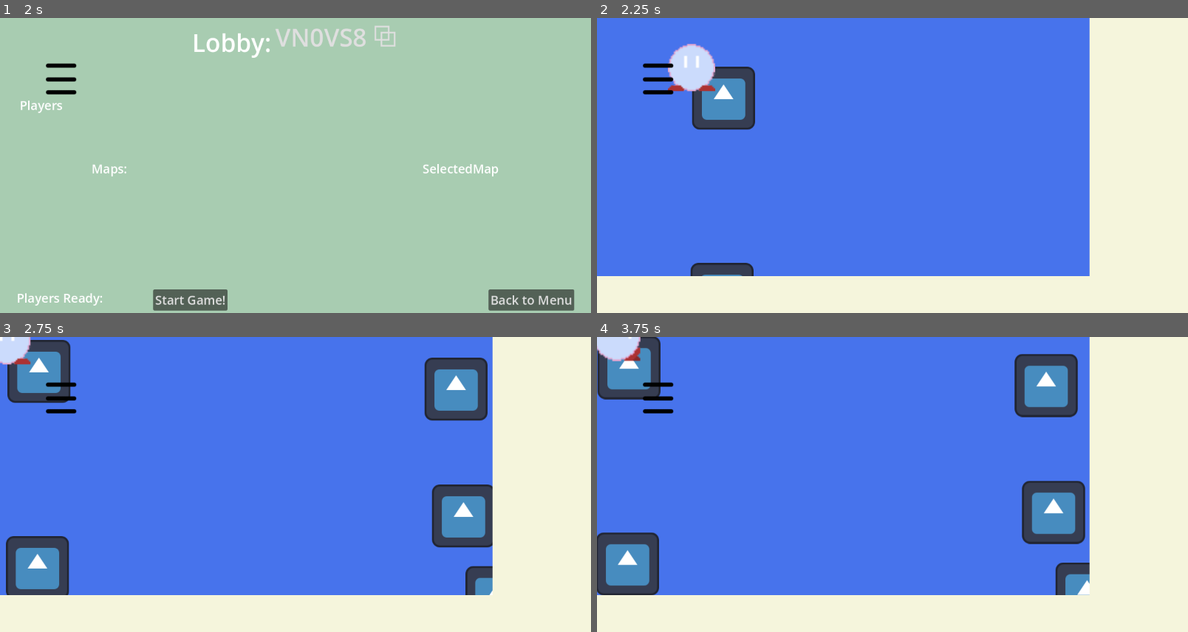
Above: before the commit, frames 1-4 (two rows, left to right).
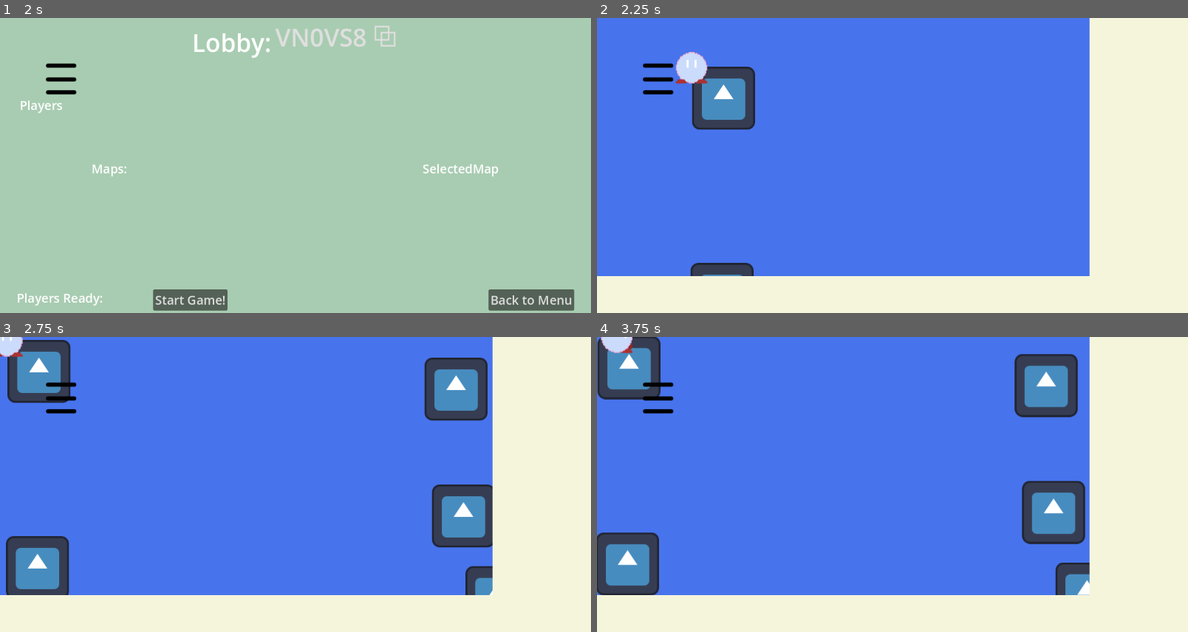
Above: after the commit, the same moments.

Repository: Collyz/Foragers
Game: Godot game, scene res://scenes/scene_controller_node.tscn
Same seed, same stepped clock (60 frames per second), same inputs: the game is played once before the commit and once after it. The engine's default icon, where the game draws it, is replaced by a stand-in: a white triangle on a blue panel in a dark square.
Inputs (mouse positions are in pixels of both pictures, inside the frame that each line leads up to):
- Up to frame 1 (2 s): tap Enter at 0.5 s; move the mouse to (425, 150) at 0.52 s; hold D (move_right) 0.53-1.25 s; click (425, 150) at 0.67 s; click "Host Game" at 1.25 s
- Up to frame 2 (2.25 s): click "Start Game!" at 2 s
- Up to frame 3 (2.75 s): no input
- Up to frame 4 (3.75 s): drag from (774, 499) to (862, 543) at 2.77 s; move the mouse to (951, 419) at 3.52 s; hold D (move_right) from 3.53 s (still down)

Frame 1 is identical in both runs. In frame 2, 0.8% of the frame differs, in the area x 12-20%, y 8-25%; in frame 3, 0.3%; in frame 4, 0.4%.

Commit message:
Multiplayer share animation

Diff:
--- a/foragers/filler.tscn
+++ b/foragers/filler.tscn
@@ -3,78 +3,78 @@
 [ext_resource type="Script" uid="uid://1tqv1hgyde3m" path="res://player_filler.gd" id="1_a01ra"]
 [ext_resource type="Texture2D" uid="uid://dxmchka13pyrg" path="res://blob.png" id="2_a01ra"]
 
+[sub_resource type="AtlasTexture" id="AtlasTexture_a01ra"]
+atlas = ExtResource("2_a01ra")
+region = Rect2(0, 0, 64, 64)
+
 [sub_resource type="AtlasTexture" id="AtlasTexture_qx4n1"]
 atlas = ExtResource("2_a01ra")
-region = Rect2(0, 0, 32, 32)
+region = Rect2(64, 0, 64, 64)
 
 [sub_resource type="AtlasTexture" id="AtlasTexture_2vqg5"]
 atlas = ExtResource("2_a01ra")
-region = Rect2(32, 0, 32, 32)
+region = Rect2(64, 128, 64, 64)
 
 [sub_resource type="AtlasTexture" id="AtlasTexture_wmin5"]
 atlas = ExtResource("2_a01ra")
-region = Rect2(32, 64, 32, 32)
+region = Rect2(0, 128, 64, 64)
 
 [sub_resource type="AtlasTexture" id="AtlasTexture_s5ycq"]
 atlas = ExtResource("2_a01ra")
-region = Rect2(0, 64, 32, 32)
+region = Rect2(128, 128, 64, 64)
 
 [sub_resource type="AtlasTexture" id="AtlasTexture_irwkt"]
 atlas = ExtResource("2_a01ra")
-region = Rect2(64, 64, 32, 32)
+region = Rect2(192, 128, 64, 64)
 
 [sub_resource type="AtlasTexture" id="AtlasTexture_3buwq"]
 atlas = ExtResource("2_a01ra")
-region = Rect2(96, 64, 32, 32)
+region = Rect2(0, 192, 64, 64)
 
 [sub_resource type="AtlasTexture" id="AtlasTexture_bmgur"]
 atlas = ExtResource("2_a01ra")
-region = Rect2(0, 96, 32, 32)
+region = Rect2(64, 192, 64, 64)
 
 [sub_resource type="AtlasTexture" id="AtlasTexture_t04tp"]
 atlas = ExtResource("2_a01ra")
-region = Rect2(32, 96, 32, 32)
+region = Rect2(128, 0, 64, 64)
 
 [sub_resource type="AtlasTexture" id="AtlasTexture_lxr4s"]
 atlas = ExtResource("2_a01ra")
-region = Rect2(64, 0, 32, 32)
+region = Rect2(192, 0, 64, 64)
 
 [sub_resource type="AtlasTexture" id="AtlasTexture_104qg"]
 atlas = ExtResource("2_a01ra")
-region = Rect2(96, 0, 32, 32)
+region = Rect2(0, 64, 64, 64)
 
 [sub_resource type="AtlasTexture" id="AtlasTexture_6wtxn"]
 atlas = ExtResource("2_a01ra")
-region = Rect2(0, 32, 32, 32)
+region = Rect2(64, 64, 64, 64)
 
 [sub_resource type="AtlasTexture" id="AtlasTexture_gk7rf"]
 atlas = ExtResource("2_a01ra")
-region = Rect2(32, 32, 32, 32)
+region = Rect2(192, 64, 64, 64)
 
 [sub_resource type="AtlasTexture" id="AtlasTexture_fldm6"]
 atlas = ExtResource("2_a01ra")
-region = Rect2(64, 32, 32, 32)
+region = Rect2(128, 64, 64, 64)
 
 [sub_resource type="AtlasTexture" id="AtlasTexture_jbh00"]
 atlas = ExtResource("2_a01ra")
-region = Rect2(96, 32, 32, 32)
+region = Rect2(128, 192, 64, 64)
 
 [sub_resource type="AtlasTexture" id="AtlasTexture_20fgg"]
 atlas = ExtResource("2_a01ra")
-region = Rect2(64, 96, 32, 32)
-
-[sub_resource type="AtlasTexture" id="AtlasTexture_7nt5e"]
-atlas = ExtResource("2_a01ra")
-region = Rect2(96, 96, 32, 32)
+region = Rect2(192, 192, 64, 64)
 
 [sub_resource type="SpriteFrames" id="SpriteFrames_a01ra"]
 animations = [{
 "frames": [{
 "duration": 1.0,
-"texture": SubResource("AtlasTexture_qx4n1")
+"texture": SubResource("AtlasTexture_a01ra")
 }, {
 "duration": 1.0,
-"texture": SubResource("AtlasTexture_2vqg5")
+"texture": SubResource("AtlasTexture_qx4n1")
 }],
 "loop": true,
 "name": &"idle_down",
@@ -82,10 +82,10 @@
 }, {
 "frames": [{
 "duration": 1.0,
-"texture": SubResource("AtlasTexture_wmin5")
+"texture": SubResource("AtlasTexture_2vqg5")
 }, {
 "duration": 1.0,
-"texture": SubResource("AtlasTexture_s5ycq")
+"texture": SubResource("AtlasTexture_wmin5")
 }],
 "loop": true,
 "name": &"idle_left",
@@ -93,10 +93,10 @@
 }, {
 "frames": [{
 "duration": 1.0,
-"texture": SubResource("AtlasTexture_irwkt")
+"texture": SubResource("AtlasTexture_s5ycq")
 }, {
 "duration": 1.0,
-"texture": SubResource("AtlasTexture_3buwq")
+"texture": SubResource("AtlasTexture_irwkt")
 }],
 "loop": true,
 "name": &"idle_right",
@@ -104,10 +104,10 @@
 }, {
 "frames": [{
 "duration": 1.0,
-"texture": SubResource("AtlasTexture_bmgur")
+"texture": SubResource("AtlasTexture_3buwq")
 }, {
 "duration": 1.0,
-"texture": SubResource("AtlasTexture_t04tp")
+"texture": SubResource("AtlasTexture_bmgur")
 }],
 "loop": true,
 "name": &"idle_up",
@@ -115,10 +115,10 @@
 }, {
 "frames": [{
 "duration": 1.0,
-"texture": SubResource("AtlasTexture_lxr4s")
+"texture": SubResource("AtlasTexture_t04tp")
 }, {
 "duration": 1.0,
-"texture": SubResource("AtlasTexture_104qg")
+"texture": SubResource("AtlasTexture_lxr4s")
 }],
 "loop": true,
 "name": &"walk_down",
@@ -126,10 +126,10 @@
 }, {
 "frames": [{
 "duration": 1.0,
-"texture": SubResource("AtlasTexture_6wtxn")
+"texture": SubResource("AtlasTexture_104qg")
 }, {
 "duration": 1.0,
-"texture": SubResource("AtlasTexture_gk7rf")
+"texture": SubResource("AtlasTexture_6wtxn")
 }],
 "loop": true,
 "name": &"walk_left",
@@ -137,10 +137,10 @@
 }, {
 "frames": [{
 "duration": 1.0,
-"texture": SubResource("AtlasTexture_fldm6")
+"texture": SubResource("AtlasTexture_gk7rf")
 }, {
 "duration": 1.0,
-"texture": SubResource("AtlasTexture_jbh00")
+"texture": SubResource("AtlasTexture_fldm6")
 }],
 "loop": true,
 "name": &"walk_right",
@@ -148,10 +148,10 @@
 }, {
 "frames": [{
 "duration": 1.0,
-"texture": SubResource("AtlasTexture_20fgg")
+"texture": SubResource("AtlasTexture_jbh00")
 }, {
 "duration": 1.0,
-"texture": SubResource("AtlasTexture_7nt5e")
+"texture": SubResource("AtlasTexture_20fgg")
 }],
 "loop": true,
 "name": &"walk_up",
@@ -159,22 +159,27 @@
 }]
 
 [sub_resource type="CircleShape2D" id="CircleShape2D_hcjk1"]
-radius = 49.366
+radius = 33.0151
 
 [sub_resource type="SceneReplicationConfig" id="SceneReplicationConfig_a01ra"]
 properties/0/path = NodePath(".:position")
 properties/0/spawn = true
 properties/0/replication_mode = 1
+properties/1/path = NodePath("AnimatedSprite2D:frame")
+properties/1/spawn = true
+properties/1/replication_mode = 1
+properties/2/path = NodePath("AnimatedSprite2D:animation")
+properties/2/spawn = true
+properties/2/replication_mode = 1
 
 [node name="player" type="CharacterBody2D"]
 collision_layer = 2
 script = ExtResource("1_a01ra")
 
 [node name="AnimatedSprite2D" type="AnimatedSprite2D" parent="."]
-scale = Vector2(3, 3)
 sprite_frames = SubResource("SpriteFrames_a01ra")
-animation = &"idle_down"
-frame_progress = 0.312284
+animation = &"walk_up"
+frame_progress = 0.860662
 
 [node name="CollisionShape2D" type="CollisionShape2D" parent="."]
 shape = SubResource("CircleShape2D_hcjk1")
--- a/foragers/project.godot
+++ b/foragers/project.godot
@@ -70,6 +70,5 @@
 
 [rendering]
 
-textures/canvas_textures/default_texture_filter=0
 renderer/rendering_method="gl_compatibility"
 renderer/rendering_method.mobile="gl_compatibility"
--- a/foragers/scripts/scene_scripts/join_lobby.gd
+++ b/foragers/scripts/scene_scripts/join_lobby.gd
@@ -1,7 +1,6 @@
 extends Control
 class_name ClientScreen
 
-@onready var back_button = $BackButton
 var parent: SceneControllerNode
 
 func _ready():
Binary file changed: foragers/blob.png
